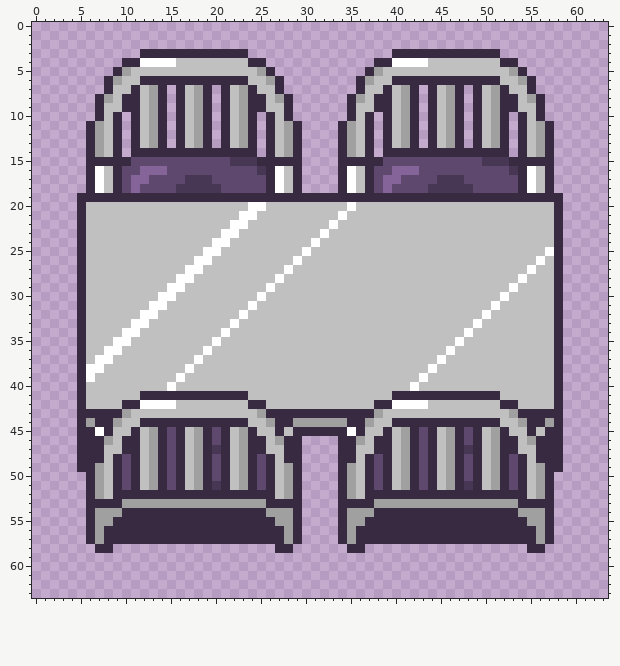
Pixel-art sprite: Assets/Resources/Images/Tilesets/Hall/obstacles4_7.png. This is how it looked before the edit.
The file is 64x64 pixels.
The result:
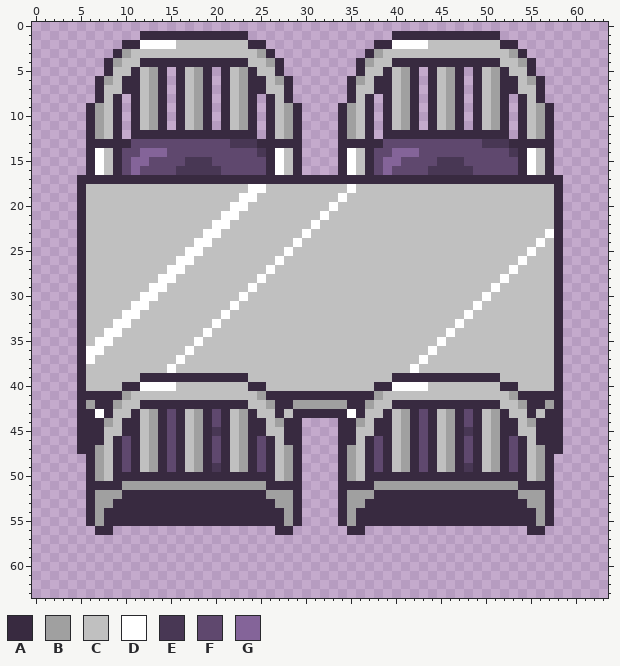
Palette (. is transparent): A #382a40  B #a0a0a0  C #c0c0c0  D #ffffff  E #483754  F #5f486e  G #846499
Difference:
Changed rows in their new state; - is an unchanged pixel.
first column x 5:
 1 -------AAAAAAAAAAAA----------------AAAAAAAAAAAA-------
 2 -----AADDDDCCCCCCCCAA------------AADDDDCCCCCCCCAA-----
 3 ----ABCCCCCCCCCCCCCCBA----------ABCCCCCCCCCCCCCCBA----
 4 ---ABCCAAAAAAAAAAAACCBA--------ABCCAAAAAAAAAAAACCBA---
 5 ---ACCA-BA.A-BA.A-BACCA--------ACCA-BA.A-BA.A-BACCA---
 6 --ABCAACB-.-CB-.-CBAACBA------ABCAACB-.-CB-.-CBAACBA--
 7 --AC-A--------------A-CA------AC-A--------------A-CA--
 8 ---CA.--------------.AC--------CA.--------------.AC---
 9 -AB-A.--------------.A-BA----AB-A.--------------.A-BA-
10 -AB--------------------BA----AB--------------------BA-
12 -------AA-A-AA-A-AA----------------AA-A-AA-A-AA-------
13 --AA-AFFFFFFFFFFFEEEA-AA------AA-AFFFFFFFFFFFEEEA-AA--
14 --D--FFGGGFFFFFFFFFFE-DC------D--FFGGGFFFFFFFFFFE-DC--
15 --DC-FGG----EEE--FFFF-DC------DC-FGG----EEE--FFFF-DC--
16 ------GFFF-EEEEE----F-------------GFFF-EEEEE----F-----
17 A-AA-AAAAAAAAAAAAAAAA-AA-AAAA-AA-AAAAAAAAAAAAAAAA-AA-A
18 ACC-CCCCCCCCCCCCCCCDDCC-CCCCCC--CCCCCCCCCCCCCCCCCCC-CA
19 -CCCCCCCCCCCCCCCCCDDCCCCCCCCCDCCCCCCCCCCCCCCCCCCCCCCC-
20 -----------------DDCC-------D-C-----------------------
21 ----------------DDCC-------D-C------------------------
22 ---------------DDCC-------D-C-------------------------
23 --------------DDCC-------D-C------------------------D-
24 -------------DDCC-------D-C------------------------D--
25 ------------DDCC-------D-C------------------------D-C-
26 -----------DDCC-------D-C------------------------D-C--
27 ----------DDCC-------D-C------------------------D-C---
28 ---------DDCC-------D-C------------------------D-C----
29 --------DDCC-------D-C------------------------D-C-----
30 -------DDCC-------D-C------------------------D-C------
31 ------DDCC-------D-C------------------------D-C-------
32 -----DDCC-------D-C------------------------D-C--------
33 ----DDCC-------D-C------------------------D-C---------
34 ---DDCC-------D-C------------------------D-C----------
35 --DDCC-------D-C------------------------D-C-----------
36 -DDCC-------D-C------------------------D-C------------
37 -DCC-------D-C------------------------D-C-------------
38 -CC-------D-C------------------------D-C--------------
39 -C-----AAAAAAAAAAAA----------------AAAAAAAAAAAA-------
40 -----AADDD---------AA------------AADD-D--------AA-----
41 -AAAAB-CCCCCCCCCCCC-BAAAAAAAAAAAAB-CCCCCCCCCCCC-BAAAA-
42 -BAABCCAAAAAAAAAAAACCBAABBBBBBAABCCAAAAAAAAAAAACCBAAB-
43 --D-CCA-BAFA-BAFA-BACC-C------D-CCA-BAFA-BAFA-BACC-C--
44 -A-BCAACB-F-CB-F-CBAACB-A....A-BCAACB-F-CB-F-CBAACB-A-
45 --AC-A---------E----A-CA-....-AC-A---------E----A-CA--
46 ---CAF--------------FAC--------CAF--------------FAC---
47 --B-AF---------F----FA-B------B-AF---------F----FA-B--
48 .-B--------------------B------B--------------------B-.
49 .--------------E---------------------------E---------.
50 -----A-AA-A-AA-A-AA-A------------A-AA-A-AA-A-AA-A-----
51 --AA-BBB-BBBB-BBBB-BB-AA------AA-BBB-BBBB-BBBB-BB-AA--
52 ---BB----------------BB--------BB----------------BB---
53 --BB-AAAAAAAAAAAAAAAA-BB------BB-AAAAAAAAAAAAAAAA-BB--
54 ---AA----------------AA--------AA----------------AA---
55 ---A------------------A--------A------------------A---
56 -.A-..................-A.----.A-..................-A.-
57 -........................----........................-
58 --..------------------..------..------------------..--
